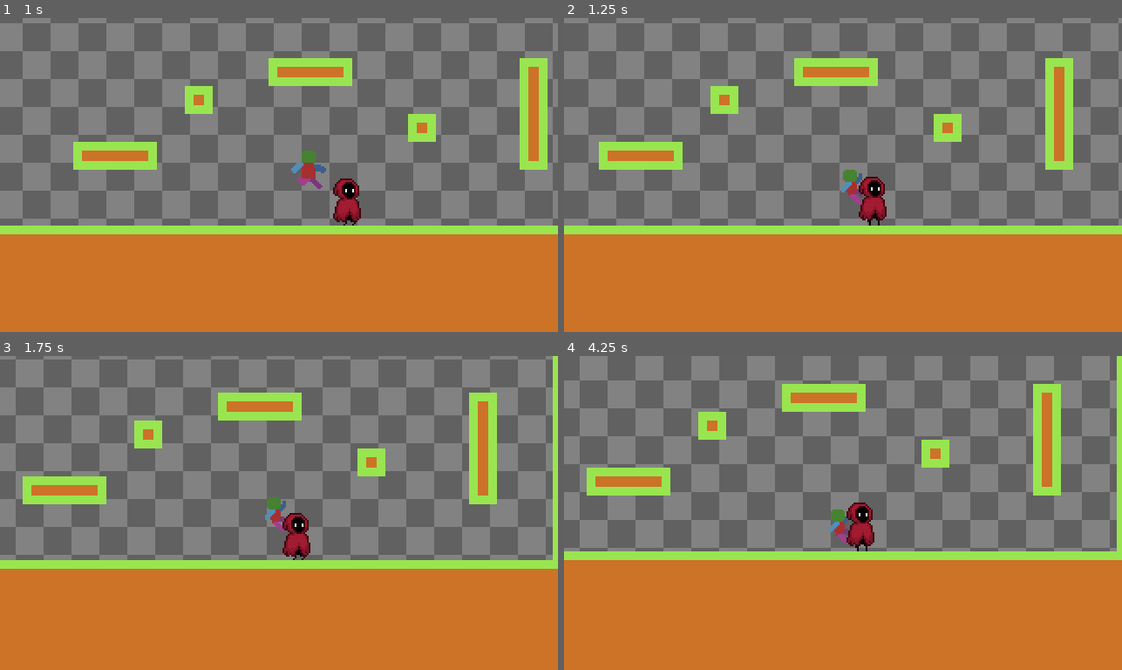
Above: before the commit, frames 1-4 (two rows, left to right).
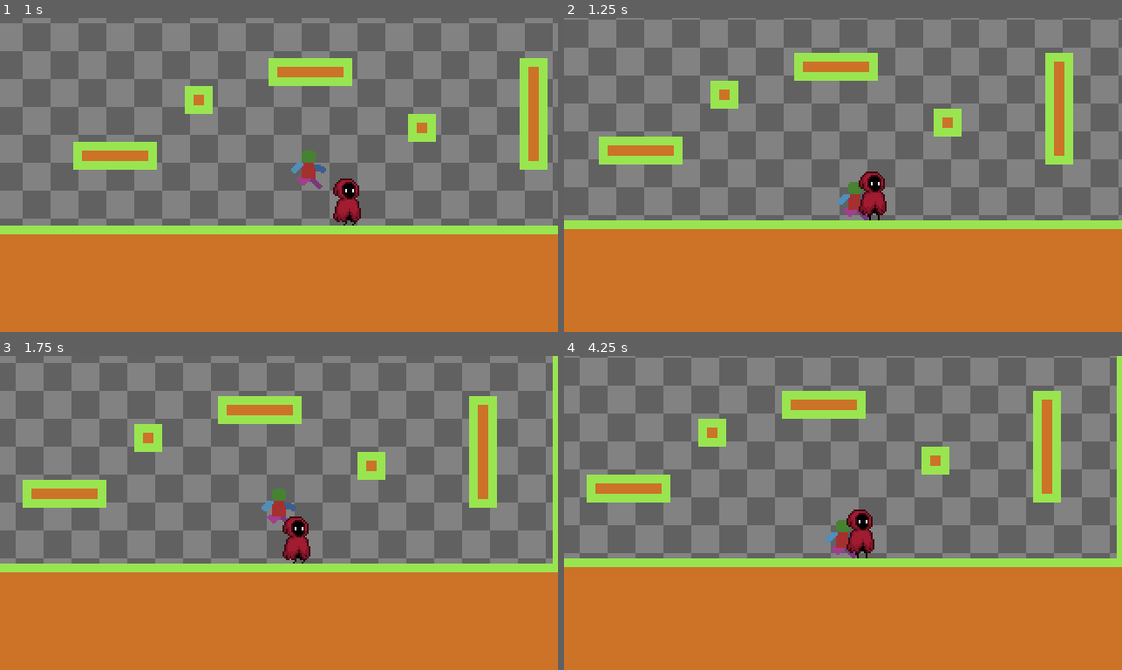
Above: after the commit, the same moments.

Repository: Vladimir91f/MyTest2DGame
Game: Godot game, scene res://MainScene/MainScene.tscn
The game is run twice, just before and just after one commit, with the same random seed, the same clock (stepped at 60 frames per second) and the same inputs.
Inputs:
- Up to frame 1 (1 s): hold D (KeyRight) from 0.53 s (still down); tap Space (KeyJump) at 0.77 s
- Up to frame 2 (1.25 s): keep holding D (KeyRight)
- Up to frame 3 (1.75 s): keep holding D (KeyRight); tap Space (KeyJump) at 1.52 s
- Up to frame 4 (4.25 s): release D (KeyRight) at 2.03 s; hold A (KeyLeft) 2.03-2.78 s; hold D (KeyRight) from 2.78 s (still down); tap Space (KeyJump) at 3.02, 3.77 s

Frame 1 is identical in both runs. In frame 2, 15% of the frame differs, in the area x 0-100%, y 0-69%; in frame 3, 13%; in frame 4, 19%, in the area x 0-100%, y 0-68%.

Commit message:
Добавил физические слои.

Diff:
--- a/Entities/Player/Player.gd
+++ b/Entities/Player/Player.gd
@@ -70,9 +70,13 @@
 
 func HandleWallCollisions():
 	if(RCWallKickRight.is_colliding()):
-		wallDirectionX = Vector2.RIGHT
+		var collider = RCWallKickRight.get_collider()
+		if(collider is TileMapLayer and collider.name == 'Ground'):
+			wallDirectionX = Vector2.RIGHT
 	elif(RCWallKickLeft.is_colliding()):
-		wallDirectionX = Vector2.LEFT
+		var collider = RCWallKickLeft.get_collider()
+		if(collider is TileMapLayer and collider.name == 'Ground'):
+			wallDirectionX = Vector2.LEFT
 	else:
 		wallDirectionX = Vector2.ZERO
 
--- a/MainScene/MainScene.tscn
+++ b/MainScene/MainScene.tscn
@@ -113,6 +113,8 @@
 
 [node name="Player" parent="." instance=ExtResource("2_dbufk")]
 position = Vector2(83, 143)
+collision_layer = 2
+collision_mask = 5
 
 [node name="Ground" type="TileMapLayer" parent="."]
 tile_map_data = PackedByteArray("AAD9/woAAAABAAAAAAD+/woAAAABAAAAAAD//woAAAABAAAAAAAAAAoAAAABAAAAAAABAAoAAAABAAAAAAACAA …(13872 unchanged characters)…
@@ -120,3 +122,5 @@
 
 [node name="Ghost" parent="." instance=ExtResource("4_f4754")]
 position = Vector2(158, 144)
+collision_layer = 4
+collision_mask = 3
--- a/project.godot
+++ b/project.godot
@@ -59,6 +59,8 @@
 [layer_names]
 
 2d_physics/layer_1="Ground"
+2d_physics/layer_2="Player"
+2d_physics/layer_3="Enemy"
 
 [rendering]
 
